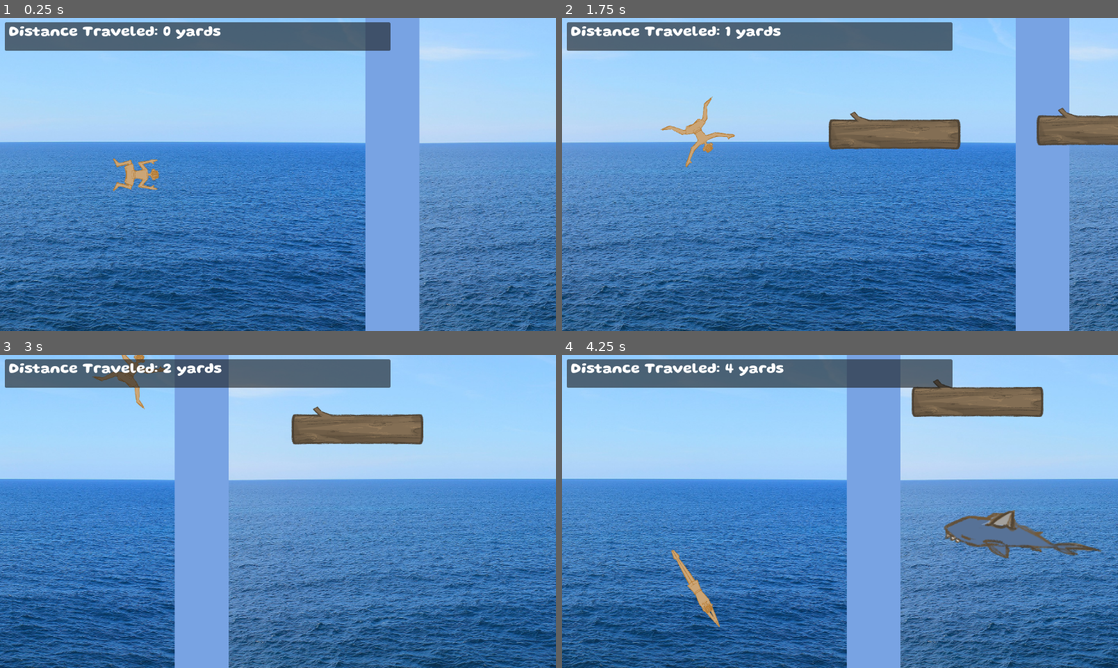
Above: before the commit, frames 1-4 (two rows, left to right).
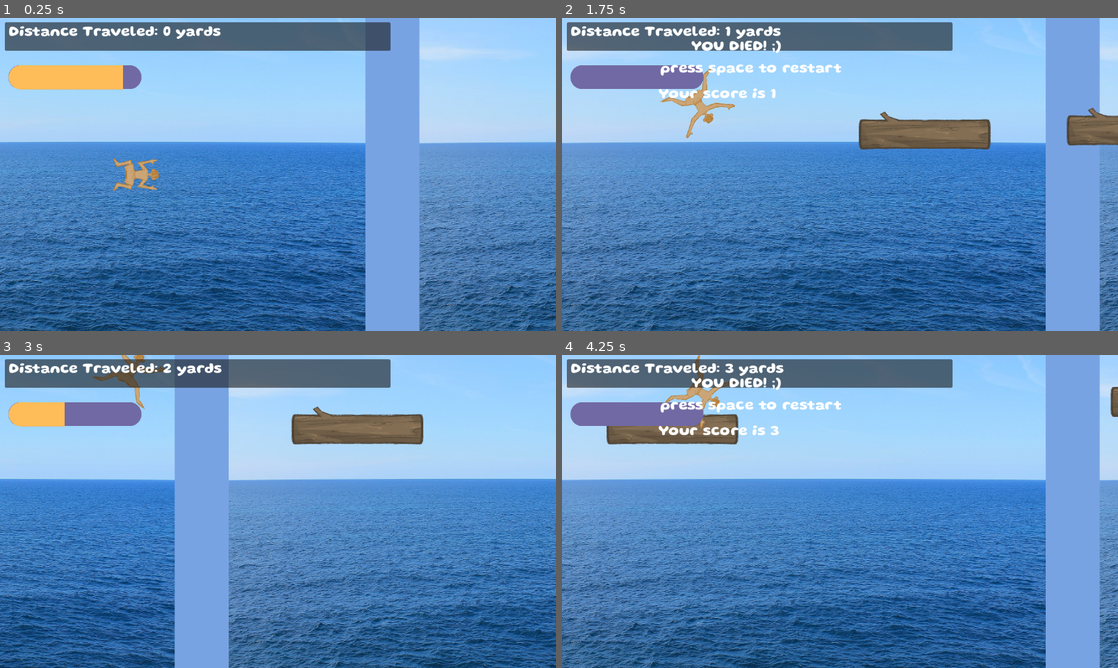
Above: after the commit, the same moments.

Repository: sophieTheProgrammer/microjam-island-61
Game: Godot game, scene res://scenes/game.tscn
Same seed, same stepped clock (60 frames per second), same inputs: the game is played once before the commit and once after it.
Inputs (mouse positions are in pixels of both pictures, inside the frame that each line leads up to):
- Up to frame 1 (0.25 s): no input
- Up to frame 2 (1.75 s): tap Enter (ui_accept) at 0.5, 0.77, 1.52 s; move the mouse to (962, 158) at 0.52 s; hold Up (up) 0.53-1.28 s; click (962, 158) at 0.6 s; move the mouse to (728, 190) at 1.27 s; hold Down (down) from 1.28 s (still down); click (728, 190) at 1.35 s
- Up to frame 3 (3 s): tap Space (restart game) at 2 s; move the mouse to (333, 442) at 2.02 s; release Down (down) at 2.03 s; hold Up (up) from 2.03 s (still down); click (333, 442) at 2.1 s; move the mouse to (250, 574) at 2.77 s; click (250, 574) at 2.85 s
- Up to frame 4 (4.25 s): tap Enter (ui_accept) at 3.02, 3.77 s; move the mouse to (1006, 558) at 3.52 s; release Up (up) at 3.53 s; hold Down (down) from 3.53 s (still down); click (1006, 558) at 3.6 s

The runs differ from the first frame. In frame 1, 1.8% of the frame differs, in the area x 1-26%, y 15-23%; in frame 2, 35%; in frame 3, 1.8%; in frame 4, 56%, in the area x 0-100%, y 0-100%.

Commit message:
PROGRESS BAR!!!!

Diff:
--- /dev/null
+++ b/scenes/texture_progress_bar.gd
@@ -0,0 +1,17 @@
+extends TextureProgressBar
+
+@export var stamina_decrease_rate_per_second = 60
+var is_decreasing = true
+# Called when the node enters the scene tree for the first time.
+func _ready() -> void:
+	self.value = 100
+
+
+
+# Called every frame. 'delta' is the elapsed time since the previous frame.
+func _process(delta: float) -> void:
+	if is_decreasing:
+		self.value -= stamina_decrease_rate_per_second*delta
+		print(self.value)
+	if value == 0:
+		EventBus.game_over.emit()
--- a/scenes/ui.tscn
+++ b/scenes/ui.tscn
@@ -3,11 +3,15 @@
 [ext_resource type="Script" uid="uid://dvfollc7hi2ef" path="res://scripts/ui.gd" id="1_nt7q6"]
 [ext_resource type="PackedScene" uid="uid://b3ax8nw7ldqrb" path="res://scenes/end_screen.tscn" id="2_x4jx1"]
 [ext_resource type="PackedScene" uid="uid://c16xa3e3pvs63" path="res://scenes/fade.tscn" id="2_yev5y"]
+[ext_resource type="Texture2D" uid="uid://ds734gjw02jmp" path="res://art/progress bar/2.png" id="4_wm3ai"]
+[ext_resource type="Texture2D" uid="uid://dny855gh3ijqj" path="res://art/progress bar/1.png" id="5_8dubc"]
+[ext_resource type="Script" uid="uid://cusramdbwhn68" path="res://scenes/texture_progress_bar.gd" id="6_8dubc"]
 
 [node name="Ui" type="CanvasLayer" unique_id=340363726]
 script = ExtResource("1_nt7q6")
 
 [node name="Fade" parent="." unique_id=383164694 instance=ExtResource("2_yev5y")]
+visible = false
 
 [node name="end screen" parent="." unique_id=101591616 instance=ExtResource("2_x4jx1")]
 
@@ -25,3 +29,34 @@
 size_flags_horizontal = 0
 size_flags_vertical = 8
 text = "Distance Traveled: "
+
+[node name="VBoxContainer" type="VBoxContainer" parent="." unique_id=1839601623]
+offset_right = 1920.0
+offset_bottom = 1080.0
+
+[node name="Control" type="Control" parent="." unique_id=1458706152]
+layout_mode = 3
+anchors_preset = 4
+anchor_top = 0.5
+anchor_bottom = 0.5
+offset_left = 236.2
+offset_right = 236.2
+grow_vertical = 2
+scale = Vector2(0.23, 0.23)
+
+[node name="TextureProgressBar" type="TextureProgressBar" parent="Control" unique_id=2013449906]
+layout_mode = 1
+anchors_preset = 15
+anchor_right = 1.0
+anchor_bottom = 1.0
+offset_left = -953.0435
+offset_top = -991.3043
+offset_right = 966.9565
+offset_bottom = 88.69568
+grow_horizontal = 2
+grow_vertical = 2
+step = 0.01
+value = 100.0
+texture_under = ExtResource("4_wm3ai")
+texture_progress = ExtResource("5_8dubc")
+script = ExtResource("6_8dubc")
Binary file added: art/progress bar/1.png
Not shown, added: art/progress bar/1.png.import
Binary file added: art/progress bar/2.png
Not shown, added: art/progress bar/2.png.import
Not shown, added: scenes/texture_progress_bar.gd.uid
